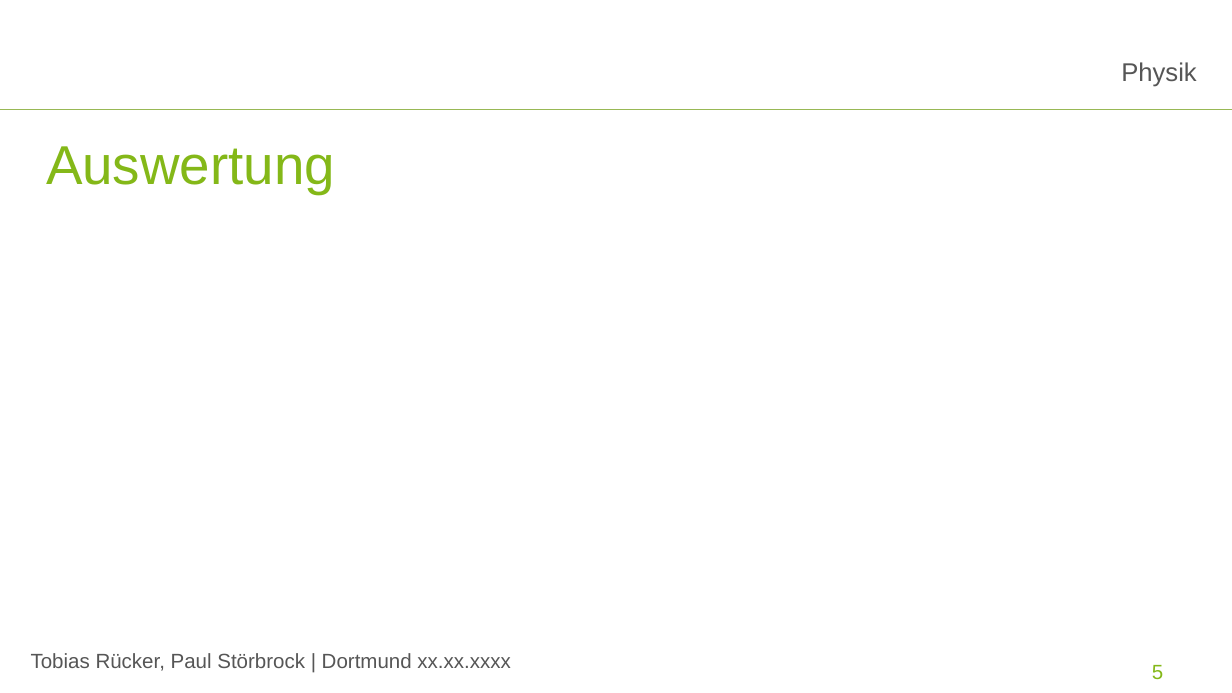
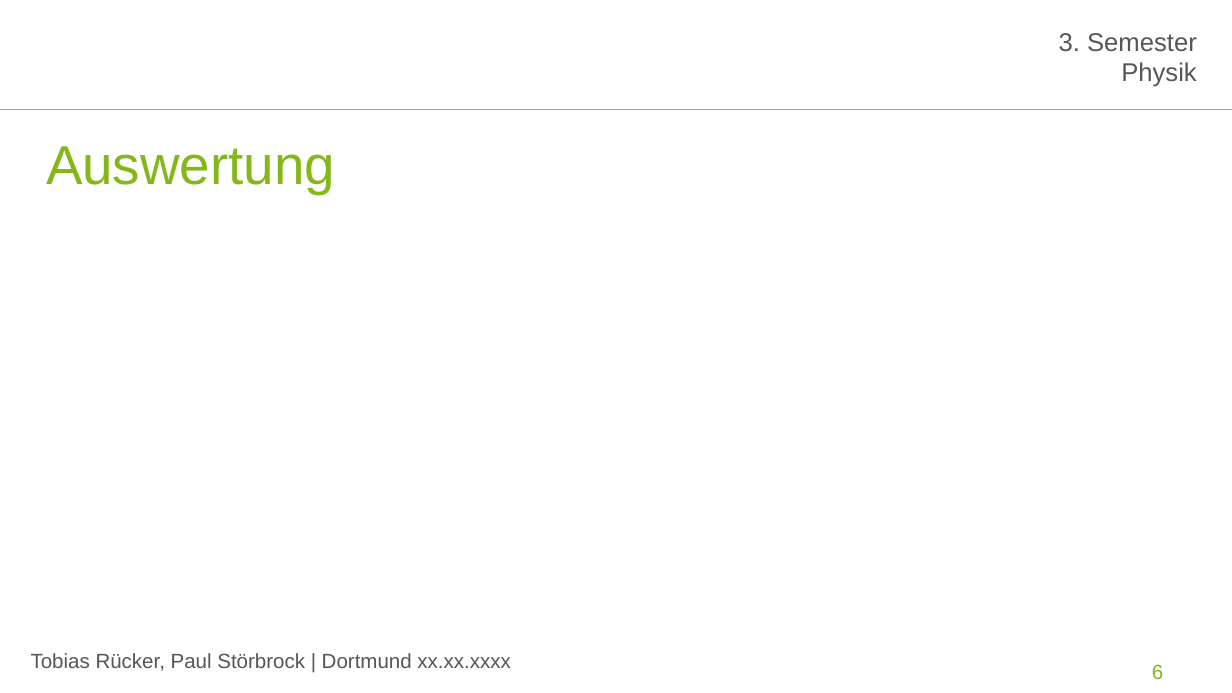
Before and after one commit to paul-stoerbrock/Praktikum, a slide deck: slide 6 of SV/SV_Millikan.pptx (slide 5 before the commit). Drawn at 1232x693 pixels with LibreOffice and Linux fonts; fonts in the diff are those of the drawing; background and template pictures are left out. Boxes give left, top, right and bottom in pixels: in the first picture for what was removed or moved away, otherwise in the second. Text is boxed around its words. In the diff, an @@ line names an element or a change of style, - is before the commit and + after.

```diff
--- a/SV/SV_Millikan.pptx
+++ b/SV/SV_Millikan.pptx
@@ text "3. Semester": place and size @@
-text "3. Semester" at box(1121, 62, 1196, 87)
+text "3. Semester" at box(1059, 33, 1197, 87)
@@ text at box(1059, 33, 1197, 52): paragraph added @@
+3. Semester
@@ page number at box(1152, 664, 1163, 680): text changed @@
-5
+6
```
Also in this commit, not shown: 5 other slides changed, 2 slides added, 1 slide removed.
